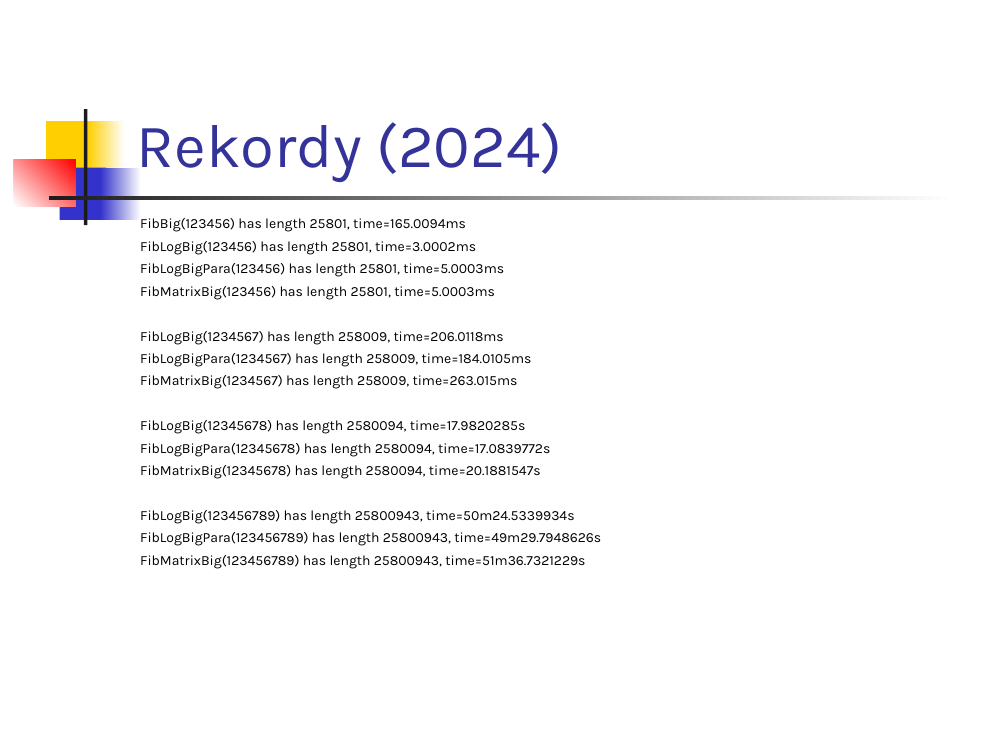
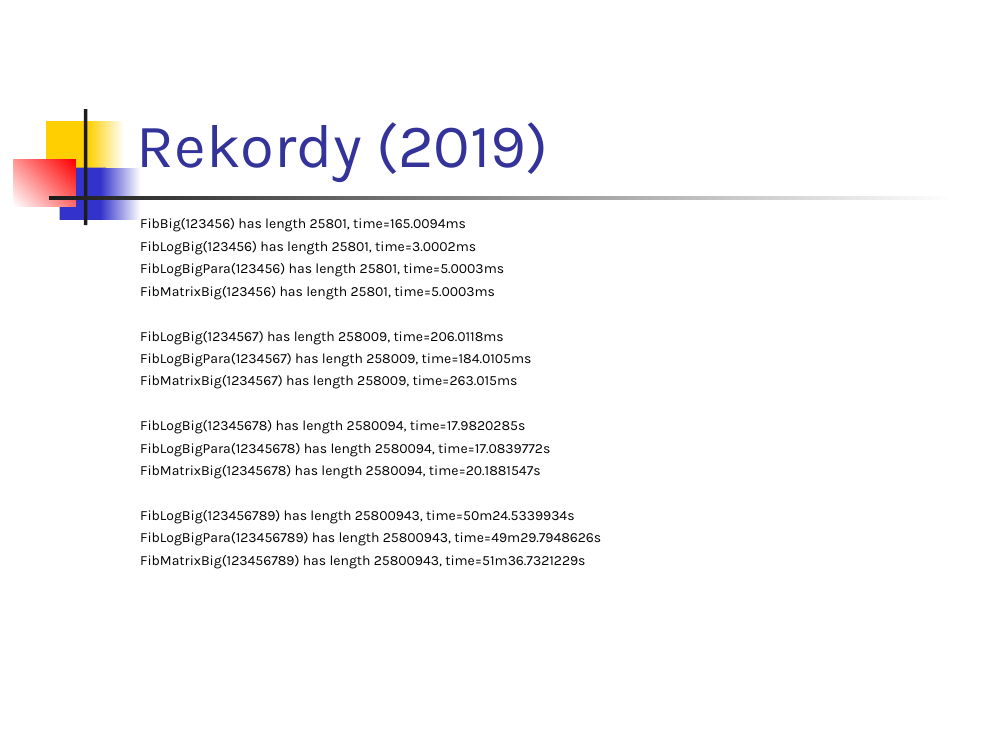
Before and after one commit to paradigmy/Prednasky, a slide deck: slide 42 of 02/go1.ppt. Drawn at 1008x756 pixels with LibreOffice and Linux fonts; fonts in the diff are those of the drawing. Boxes give left, top, right and bottom in pixels: in the first picture for what was removed or moved away, otherwise in the second. Text is boxed around its words. In the diff, an @@ line names an element or a change of style, - is before the commit and + after.

```diff
--- a/02/go1.ppt
+++ b/02/go1.ppt
@@ title at (x1=137, y1=122, x2=548, y2=182): text changed @@
-Rekordy (2024)
+Rekordy (2019)
```
Also in this commit, not shown: 2 other slides changed, 7 other files.
